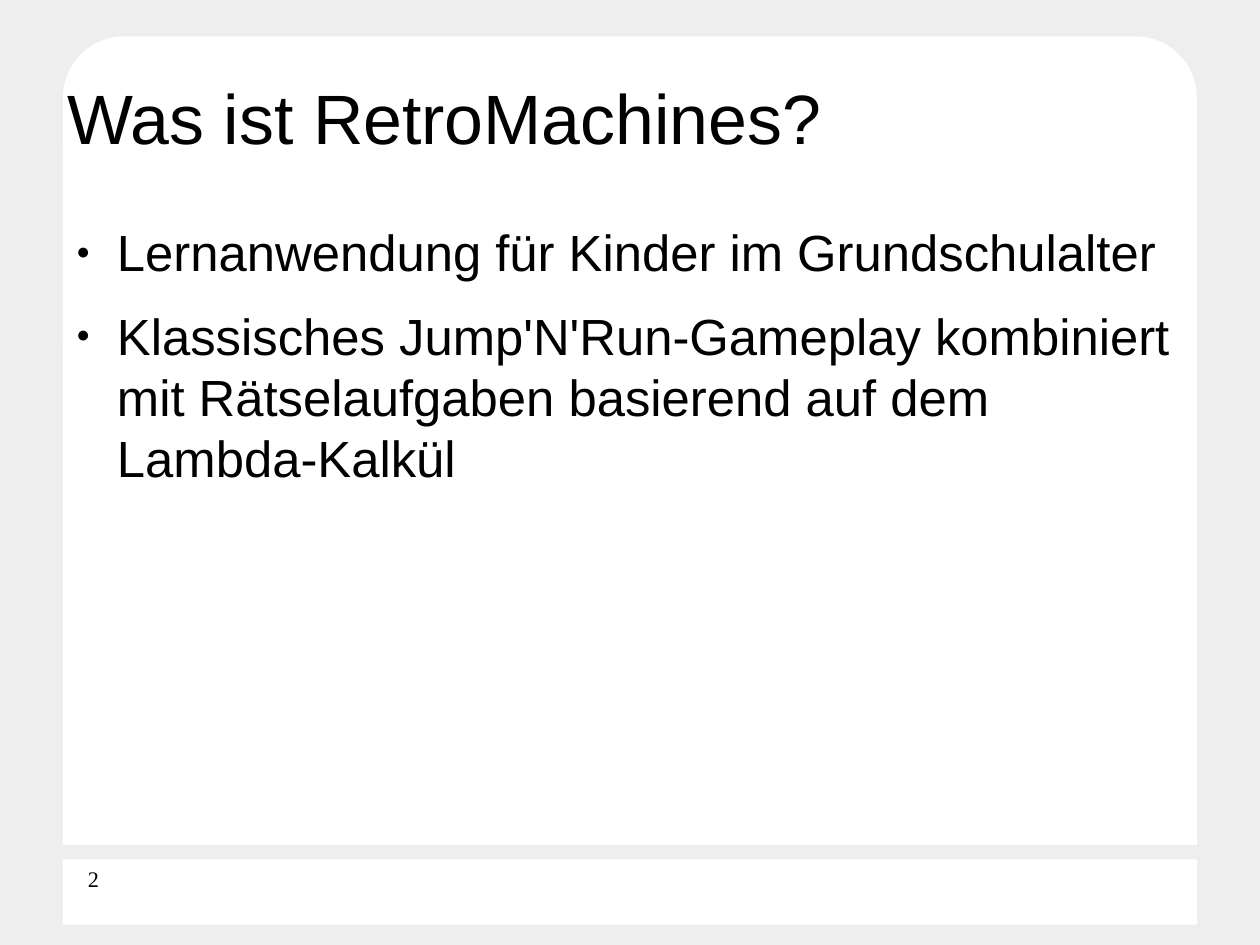
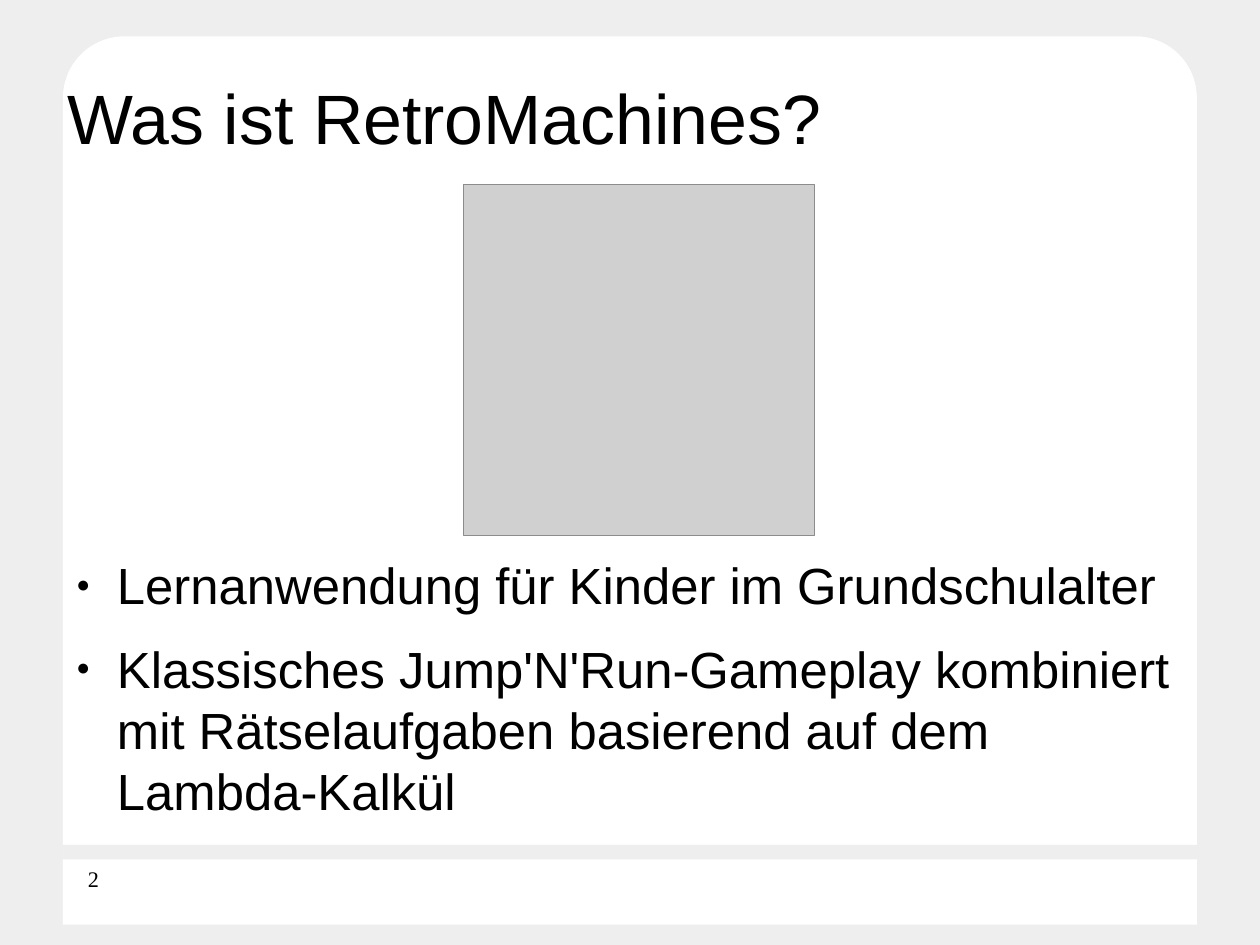
Before and after one commit to Die-anonymen-PSEler/archive, a slide deck: slide 2 of pse-5/final-presentation.odp. Drawn at 1260x945 pixels with LibreOffice and Linux fonts; fonts in the diff are those of the drawing; grey boxes stand for pictures; background and template pictures are left out. Boxes give left, top, right and bottom in pixels: in the first picture for what was removed or moved away, otherwise in the second. Text is boxed around its words. In the diff, an @@ line names an element or a change of style, - is before the commit and + after.

```diff
--- a/pse-5/final-presentation.odp
+++ b/pse-5/final-presentation.odp
@@ picture added at bbox=[464, 184, 815, 535] @@
@@ text "Lernanwendung für Kinder im Grundschulalter": place and size @@
-text "Lernanwendung für Kinder im Grundschulalter" at bbox=[117, 234, 1169, 478]
+text "Lernanwendung für Kinder im Grundschulalter" at bbox=[117, 567, 1169, 811]
@@ rectangle added at bbox=[1018, 657, 1197, 837], fill #FFFFFF @@
```
Also in this commit, not shown: 6 other slides changed, 1 slide added, 2 slides removed, 15 other files.
